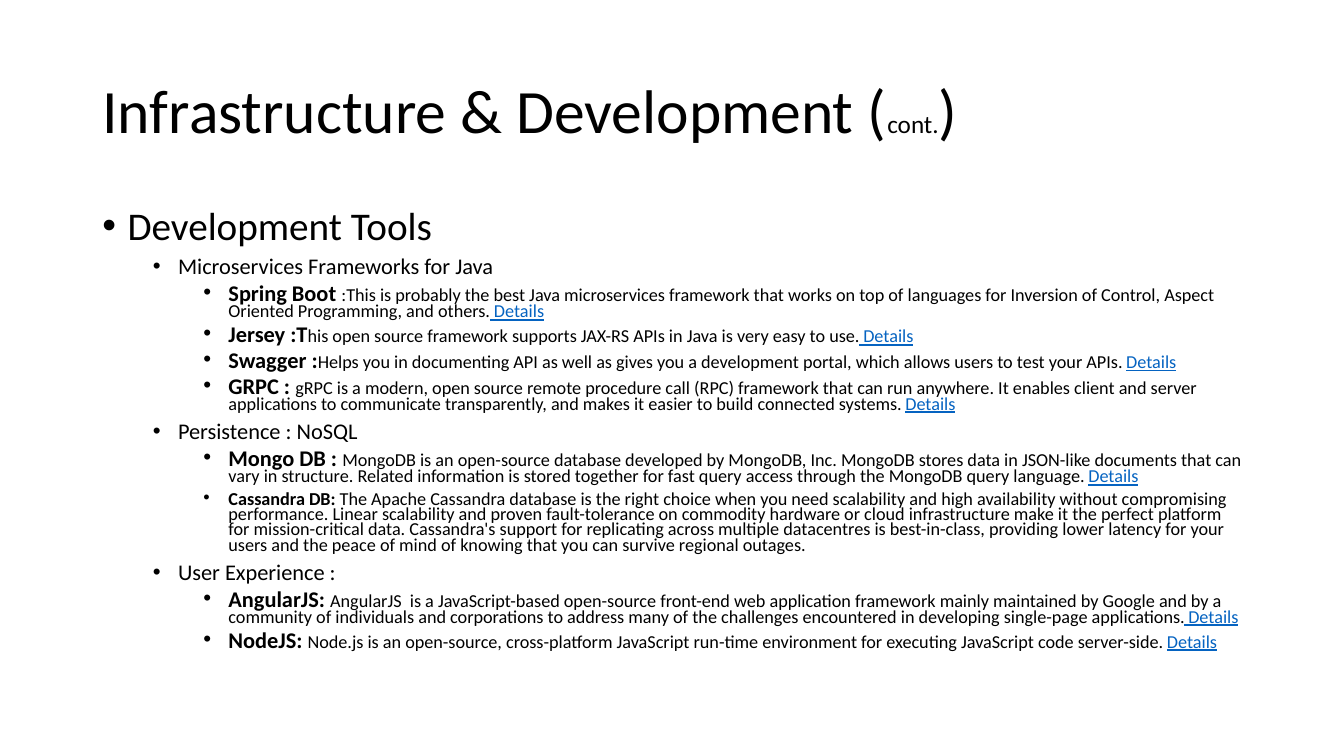
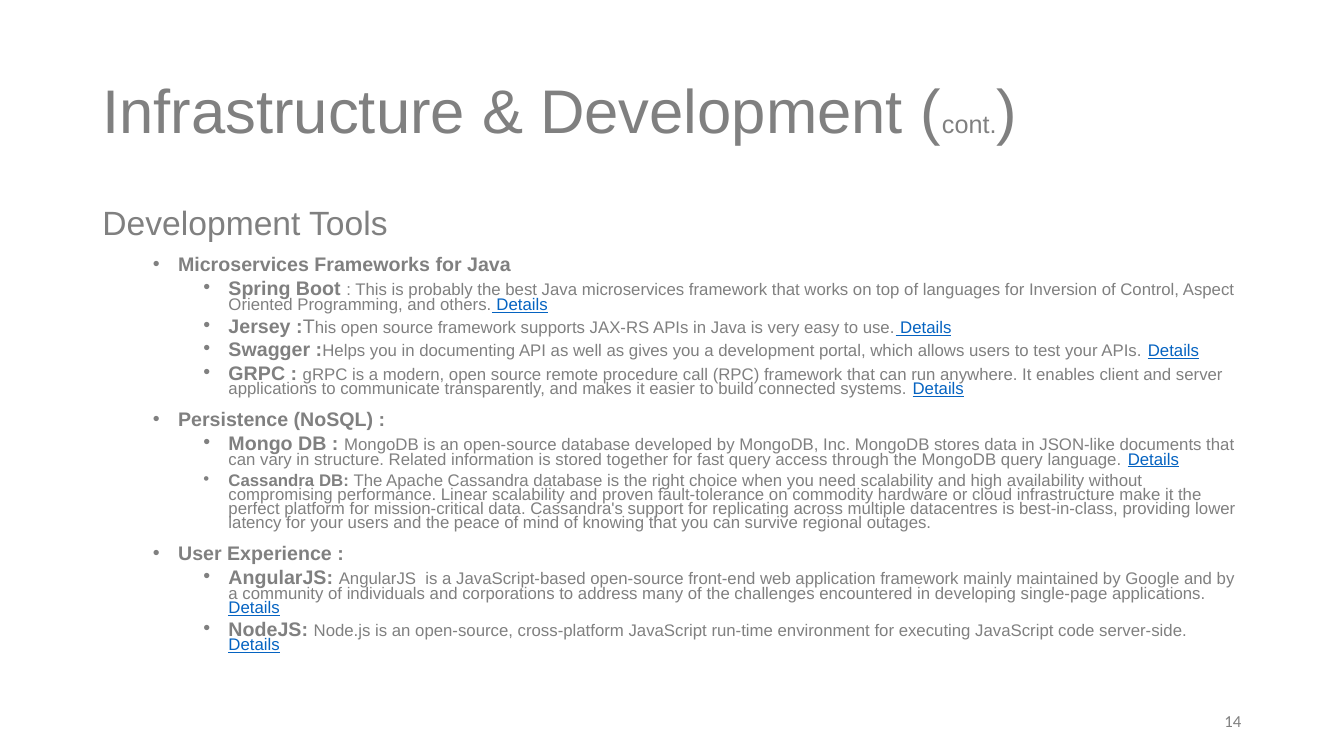
Before and after one commit to NarendranathPanda/uams, a slide deck: slide 14 of University Assignment Management System v0.1.pptx (slide 12 before the commit). Drawn at 1344x756 pixels with LibreOffice and Linux fonts; fonts in the diff are those of the drawing. Boxes give left, top, right and bottom in pixels: in the first picture for what was removed or moved away, otherwise in the second. Text is boxed around its words. In the diff, an @@ line names an element or a change of style, - is before the commit and + after.

```diff
--- a/University Assignment Management System v0.1.pptx
+++ b/University Assignment Management System v0.1.pptx
@@ title "Infrastructure & Development (cont.)" at bbox=[102, 88, 997, 145]: font Calibri to Arial, text colour #000000 to #808080 @@
@@ text at bbox=[102, 210, 1235, 653]: size 28 to 24 pt in "Development Tools"; font Calibri to Arial, text colour #000000 to #808080 in "Development Tools", "Microservices Frameworks for Java", "Jersey :This open source framework supports JAX-RS ...", "Swagger :Helps you in documenting API as ..." and 6 more places; size 16 to 14 pt in "Microservices Frameworks for Java", "Jersey :This", "Swagger :Helps", "GRPC :" and 4 more places; bold on in "Microservices Frameworks for Java", "User Experience :"; size 13 to 12 pt in ":This open source framework supports JAX-RS APIs ...", ":Helps you in documenting API as well ...", "gRPC is a modern, open source remote ...", "MongoDB is an open-source database developed by ..." and 3 more places; bold off in ":This"; bullet • to none; line spacing 0.9 to 1.1 @@
@@ text at bbox=[228, 281, 1234, 314]: text changed; size 13 to 12 pt; font Calibri to Arial; text colour #000000 to #808080 @@
-    • Spring Boot :This is probably the best Java microservices framework that works on top of languages for Inversion of Control, Aspect Oriented Programming, and others. Details
+    • Spring Boot : This is probably the best Java microservices framework that works on top of languages for Inversion of Control, Aspect Oriented Programming, and others. Details
@@ text at bbox=[178, 412, 374, 430]: text changed; size 16 to 14 pt; font Calibri to Arial; text colour #000000 to #808080; bold on @@
-  • Persistence : NoSQL
+  • Persistence (NoSQL) :
@@ page number added at bbox=[1224, 716, 1241, 727], 12 pt, text #808080 @@
+14
```
Also in this commit, not shown: 11 other slides changed, 2 slides added, 1 slide removed, 8 other files.
